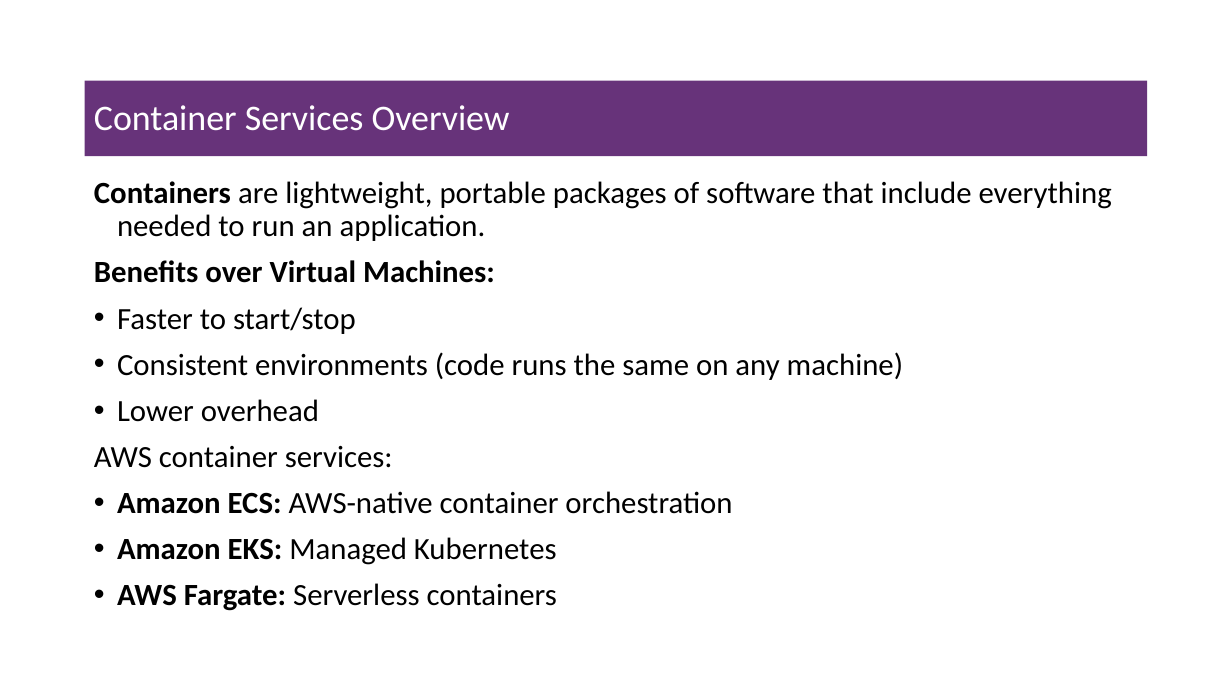
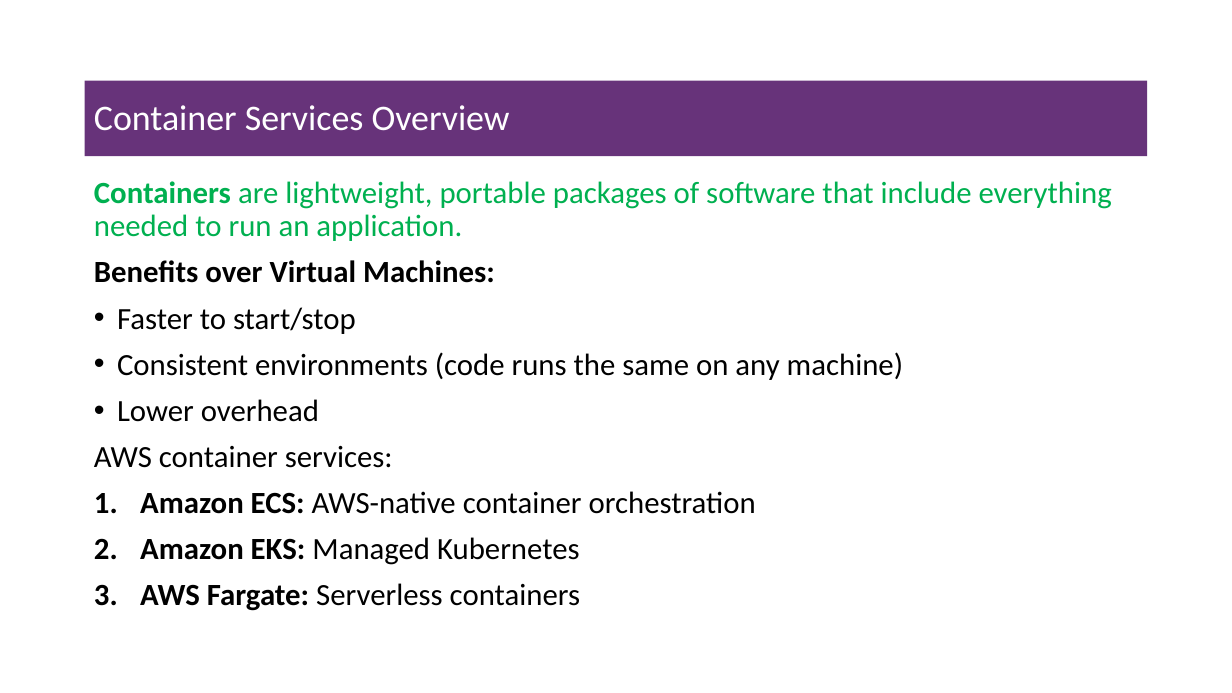
Before and after one commit to msfasha/307401-Big-Data, a slide deck: slide 55 of lecture_notes/section_3_introduction_to_amazon_aws/3-1-Introduction to Cloud Computing and Amazon AWS.pptx (slide 56 before the commit). Drawn at 1232x693 pixels with LibreOffice and Linux fonts; fonts in the diff are those of the drawing; background and template pictures are left out. Boxes give left, top, right and bottom in pixels: in the first picture for what was removed or moved away, otherwise in the second. Text is boxed around its words. In the diff, an @@ line names an element or a change of style, - is before the commit and + after.

```diff
--- a/lecture_notes/section_3_introduction_to_amazon_aws/3-1-Introduction to Cloud Computing and Amazon AWS.pptx
+++ b/lecture_notes/section_3_introduction_to_amazon_aws/3-1-Introduction to Cloud Computing and Amazon AWS.pptx
@@ text at (x1=94, y1=181, x2=1112, y2=611): text colour #000000 to #00B050 in "Containers are lightweight, portable packages of software ..."; indent changed; bullet • to 1. @@
```
Also in this commit, not shown: 35 other slides changed, 2 slides removed, 1 other file.
